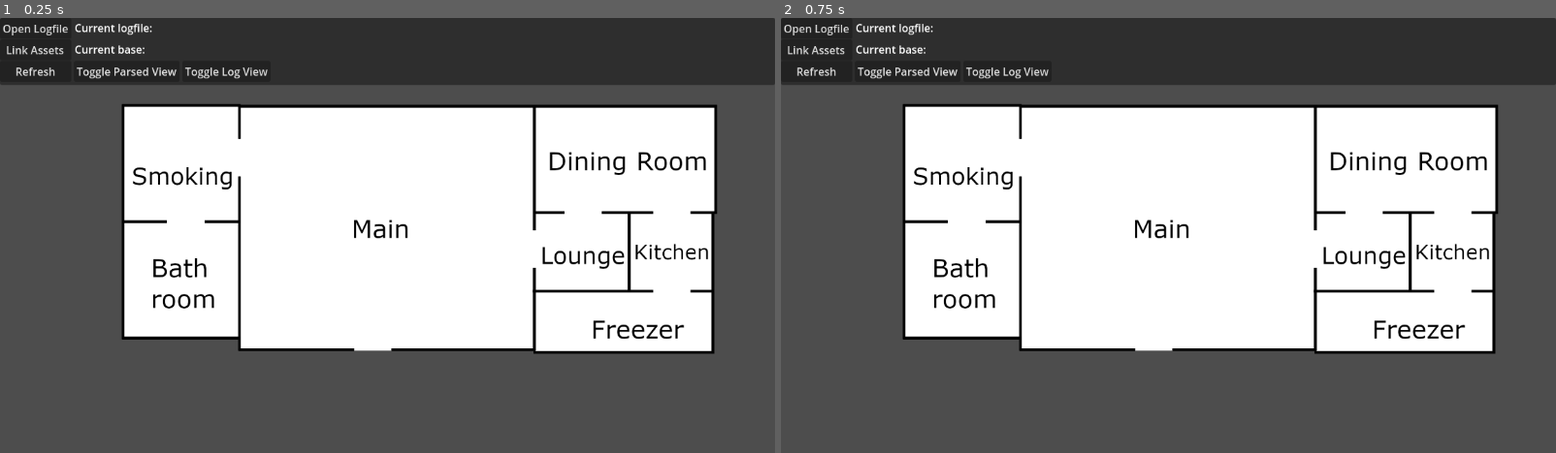
Above: before the commit, frames 1-2 (left to right).
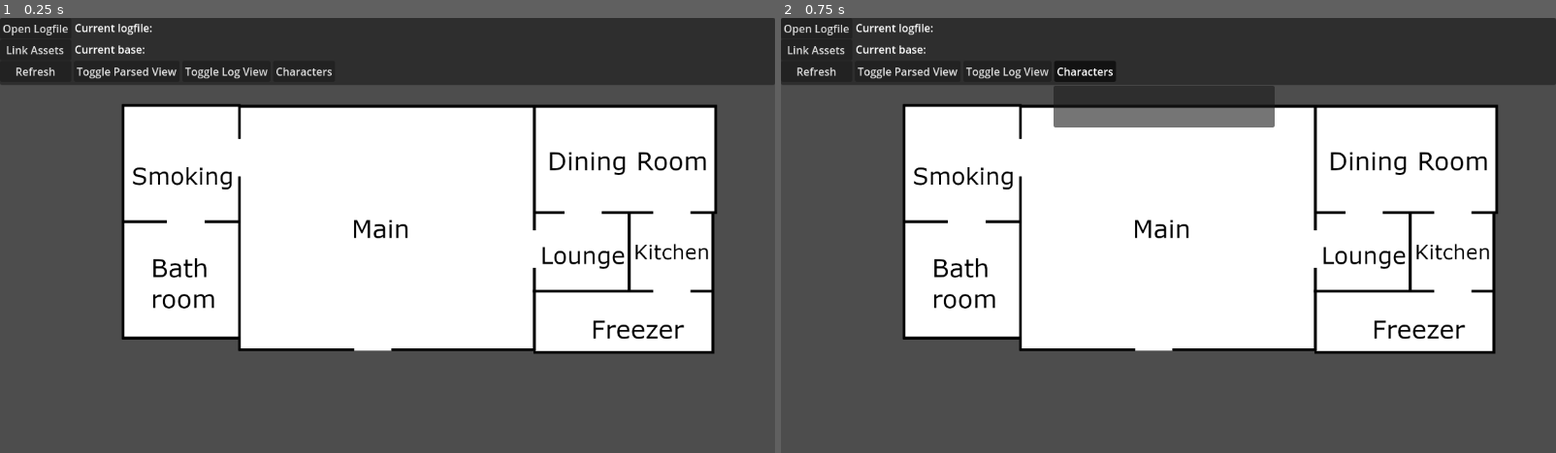
Above: after the commit, the same moments.

Repository: Crystalwarrior/AO2-LogReader
Game: Godot game, scene res://view.tscn
Same seed, same stepped clock (60 frames per second), same inputs: the game is played once before the commit and once after it.
Inputs (mouse positions are in pixels of both pictures, inside the frame that each line leads up to):
- Up to frame 1 (0.25 s): no input
- Up to frame 2 (0.75 s): click (1083, 70) at 0.5 s, where only the run after the commit has a clickable "Characters"

The runs differ from the first frame. In frame 1, less than 0.1% of the frame differs, in the area x 35-43%, y 11-14%; in frame 2, 2.9%, in the area x 35-64%, y 10-26%.

Commit message:
Implemented characters and rough movement

Diff:
--- a/Areas.gd
+++ b/Areas.gd
@@ -7,16 +7,23 @@
 var prevArea
 var prevPos
 
-func _is_exist(ID):
+var waitList = {}
+
+func _is_exist(name, ID):
 	for child in self.get_children():
-		if child.name == ID:
+		if child.name == str(ID):
+			if child.get_node("%Name").text == "" and name != null:
+				child.get_node("%Name").text = name
 			return true
 	return false
 
 func _create_area(name, ID):
+	if int(ID) == -1:
+		return
 	var newArea = area.instantiate()
-	newArea.name = ID
-	newArea.get_node("%Name").text = name
+	newArea.name = str(ID)
+	if name != null:
+		newArea.get_node("%Name").text = name
 	if prevArea:
 		if prevArea.position == prevPos:
 			newArea.position += prevArea.position + Vector2(prevArea.size.x + 10, 0)
@@ -26,11 +33,41 @@
 
 
 func _on_main_window_movement(char, from, fromID, to, toID):
-	if !_is_exist(fromID):
+	print("MOVEMENT")
+#	print("Move " + char.charName + " to " + to)
+	if !_is_exist(from, fromID):
 		_create_area(from, fromID)
-	if !_is_exist(toID):
+	if !_is_exist(to, toID):
 		_create_area(to, toID)
+#	char.reparent(self.get_node(toID).get_node("%CharacterContainer"))
+	for area in self.get_children():
+		for character in area.get_node("%CharacterContainer").get_children():
+#			print(character.name)
+			if character.name == char.name:
+				character.reparent(self.get_node(toID).get_node("%CharacterContainer"))
+				return
+
+	_on_main_window_place_char(char.name, char.get_node("Icon").texture, to, toID)
 
 
 func _on_map_view_camera_zoom_change(value):
 	zoomValue = value
+
+
+
+func _on_main_window_place_char(charName, icon, to, toID):
+	print("PLACE")
+	print(charName)
+	if !_is_exist(to, toID):
+		_create_area(to, toID)
+
+	for area in self.get_children():
+		if area.name == toID:
+			var newChar = TextureRect.new()
+			newChar.name = charName
+			if icon != null:
+				newChar.texture = icon
+			#PLACE CHARACTER
+			area.get_node("%CharacterContainer").add_child(newChar)
+			print(area.get_node("%CharacterContainer").get_children())
+			break
--- /dev/null
+++ b/Assets/GuiVisibilityHidden.svg
@@ -0,0 +1 @@
+<svg height="16" viewBox="0 0 16 16" width="16" xmlns="http://www.w3.org/2000/svg"><path d="m2.9609 7.7266-1.9219.54883c.31999 1.12.8236 2.0593 1.4316 2.8398l-.83398.83398 1.4141 1.4141.84375-.84375c.98585.74762 2.0766 1.2067 3.1055 1.3867v1.0938h2v-1.0938c1.0288-.17998 2.1196-.6391 3.1055-1.3867l.84375.84375 1.4141-1.4141-.83398-.83398c.60804-.78055 1.1117-1.7199 1.4316-2.8398l-1.9219-.54883c-.8756 3.0646-3.5391 4.2734-5.0391 4.2734s-4.1635-1.2088-5.0391-4.2734z" fill="#e0e0e0" fill-opacity=".99608" fill-rule="evenodd"/></svg>
--- /dev/null
+++ b/Assets/GuiVisibilityVisible.svg
@@ -0,0 +1 @@
+<svg height="16" viewBox="0 0 16 16" width="16" xmlns="http://www.w3.org/2000/svg"><path d="m8 2c-2.5567 0-5.7907 1.9477-6.9551 5.7051a1.0001 1.0001 0 0 0 -.00586.57031c1.1244 3.9354 4.4609 5.7246 6.9609 5.7246s5.8365-1.7892 6.9609-5.7246a1.0001 1.0001 0 0 0 0-.55273c-1.1003-3.7876-4.4066-5.7227-6.9609-5.7227zm0 2a4 4 0 0 1 4 4 4 4 0 0 1 -4 4 4 4 0 0 1 -4-4 4 4 0 0 1 4-4zm0 2a2 2 0 0 0 -2 2 2 2 0 0 0 2 2 2 2 0 0 0 2-2 2 2 0 0 0 -2-2z" fill="#e0e0e0" fill-opacity=".99608" fill-rule="evenodd"/></svg>
--- a/Objects/Area.tscn
+++ b/Objects/Area.tscn
@@ -45,8 +45,14 @@
 label_settings = SubResource("LabelSettings_jiv8i")
 horizontal_alignment = 1
 
-[node name="HFlowContainer" type="HFlowContainer" parent="VBoxContainer"]
+[node name="CenterContainer" type="CenterContainer" parent="VBoxContainer"]
 layout_mode = 2
+size_flags_vertical = 3
+
+[node name="CharacterContainer" type="HFlowContainer" parent="VBoxContainer/CenterContainer"]
+unique_name_in_owner = true
+layout_mode = 2
+alignment = 1
 
 [node name="ScaleButton" type="TextureButton" parent="."]
 unique_name_in_owner = true
--- /dev/null
+++ b/Objects/Character.gd
@@ -0,0 +1,5 @@
+extends HBoxContainer
+
+var AOID
+var charName
+var showName
--- /dev/null
+++ b/Objects/Character.tscn
@@ -0,0 +1,27 @@
+[gd_scene load_steps=5 format=3 uid="uid://ddmxeq6e646fp"]
+
+[ext_resource type="Script" path="res://Objects/Character.gd" id="1_d0qnn"]
+[ext_resource type="Texture2D" uid="uid://cdpxsjmlhhqds" path="res://Assets/Bean.png" id="1_ov07w"]
+[ext_resource type="Texture2D" uid="uid://bm342d3lsa4qa" path="res://Assets/GuiVisibilityVisible.svg" id="2_ix08b"]
+[ext_resource type="Texture2D" uid="uid://oiisi4853yoi" path="res://Assets/GuiVisibilityHidden.svg" id="3_swi4v"]
+
+[node name="HBoxContainer" type="HBoxContainer"]
+offset_right = 88.0
+offset_bottom = 40.0
+script = ExtResource("1_d0qnn")
+
+[node name="Icon" type="TextureRect" parent="."]
+layout_mode = 2
+texture = ExtResource("1_ov07w")
+
+[node name="Name" type="Label" parent="."]
+layout_mode = 2
+text = "Moe"
+
+[node name="Visibility" type="TextureButton" parent="."]
+layout_mode = 2
+size_flags_horizontal = 6
+toggle_mode = true
+texture_normal = ExtResource("2_ix08b")
+texture_pressed = ExtResource("3_swi4v")
+stretch_mode = 3
--- a/main_window.gd
+++ b/main_window.gd
@@ -6,6 +6,10 @@
 @onready var folder_dialog: FileDialog = $FolderDialog
 
 signal movement(char, from, fromID, to, toID)
+
+signal placeChar(char, icon, to, toID)
+
+var characterNode = preload("res://Objects/Character.tscn")
 
 var asset_folder_path: String
 
@@ -66,12 +70,27 @@
 	line = line.substr(timestamp.length()+1)
 	var message = line.substr(line.find(":")+1).strip_edges()
 	var speaker = line.substr(0, line.find(":")).strip_edges()
+
+	var character = find_character(line)
+
+#	if !is_ooc:
+#
+#		if charName != hostname and hostname != "":
+#			var found = false
+#			for char in %CharacterList.get_children():
+#				if char.name == charName:
+#					found = true
+#			if found == false and line.find("[") != -1:
+#				create_character(charName, line)
+
+
+
 	var italics = false
 	if is_ooc:
 		if not hostname and (message.begins_with("===") or message.begins_with("Changed to")) and speaker != "[Global log]":
 			hostname = speaker
 		if speaker == hostname and line.find("moves from") != -1:
-			var character = line.split("]")[1].lstrip(" ").split("moves from")[0].rstrip(" ")
+#			var character = line.split("]")[1].lstrip(" ").split("moves from")[0].rstrip(" ")
 			var from = line.split("] ")[2].split(" to")[0]
 			var fromID = line.split("] ")[1].split("[")[1]
 			var to = line.split("] ")[3].rsplit(".")[0]
@@ -93,15 +112,12 @@
 		if charfolder in shownames:
 			charfolder = shownames[charfolder]
 		if charfolder:
-			var speaker_icon = asset_folder_path + "/characters/" + charfolder + "/char_icon.png"
-			if FileAccess.file_exists(speaker_icon):
-				# TODO: cache this, ideally by using Godot's resource system properly
-				var image = Image.load_from_file(speaker_icon)
-				var texture = ImageTexture.create_from_image(image)
-				# Add image to the bbcode tag stack
+			var texture = get_speakerIcon(charfolder)
+			if texture is ImageTexture:
+					# Add image to the bbcode tag stack
 				parsed_view.add_image(texture, 24, 24)
 			else:
-				push_warning("Couldn't find char_icon for %s (%s)" % [speaker_icon, message])
+				push_warning("Couldn't find char_icon for %s (%s)" % [asset_folder_path + "/characters/" + charfolder + "/char_icon.png", message])
 	if italics:
 		parsed_view.push_italics()
 	if speaker == hostname:
@@ -117,6 +133,89 @@
 	if italics:
 		parsed_view.pop()
 
+func create_character(name, showName, AOID, line):
+# PUT CHARACTER INTO THE LIST
+	var newChar = characterNode.instantiate()
+	newChar.name = name
+	newChar.charName = name
+	newChar.get_node("Name").text = name
+	if AOID != null:
+		newChar.AOID = AOID
+	if showName != null:
+		newChar.showName = showName
+	var icon = get_speakerIcon(name)
+	if icon is ImageTexture:
+		newChar.get_node("Icon").texture = icon
+	%CharacterList.add_child(newChar)
+
+#PLACE CHARACTER ON THE MAP
+	# FIND AREANAME AND AREAID
+	var areaName = null
+	var areaID = -1
+	if line.find(": }}}[") != -1:
+		areaID = line.split(": }}}[")[1].split("]")[0]
+	if line.find("moves from") != -1:
+		areaName = line.split("] ")[3].rsplit(".")[0]
+		areaID = line.split("] ")[2].split("[")[1]
+	if line.find("enters from") != -1:
+		return
+
+	# EMIT SIGNAL TO AREAS
+	if areaID != "-1":
+		emit_signal("placeChar", name, icon, areaName, areaID)
+
+	return newChar
+
+func find_character(line):
+	var fullName
+	var charName
+	var showName
+	var AOID = null
+	var moveline = false
+	# FINDING AOID (ID in AO, different from ID used in this program)
+	# AND THE FULL NAME (MEANING SHOWNAME AND CHARACTERNAME TOGETHER)
+	if line.find("moves from") != -1:
+		fullName = line.split("]")[1].lstrip(" ").split("moves from")[0].rstrip(" ")
+		AOID = int(line.substr(line.find("[")+1, line.find("]")-line.find("[")-1))
+		moveline = true
+	if line.find("enters from") != -1:
+		fullName = line.split("]")[1].lstrip(" ").split("enters from")[0].rstrip(" ")
+		AOID = int(line.substr(line.find("[")+1, line.find("]")-line.find("[")-1))
+		moveline = true
+	if line.find(": }}}[") != -1:
+		fullName = line.split(":")[0].strip_edges()
+
+	if fullName == null:
+		return null
+
+	# IF THERE IS <SHOWNAME>(CHARNAME) STRIP OUT THE SHOWNAME
+	if fullName.find("(") != -1:
+		charName = fullName.split("(")[fullName.split("(").size()-1].rstrip(")")
+		showName = fullName.split("(")[0].rstrip(" ")
+	else:
+		charName = fullName
+
+	for char in %CharacterList.get_children():
+		if char.charName == charName:
+			if showName != null:
+				if char.showName != showName:
+					char.showName = showName
+			return char
+		if AOID != null and char.AOID == AOID:
+			return char
+		if showName != null and char.showName == showName:
+			return char
+
+	return create_character(charName, showName, AOID, line)
+
+func get_speakerIcon(charfolder):
+	var speaker_icon = asset_folder_path + "/characters/" + charfolder + "/char_icon.png"
+	if FileAccess.file_exists(speaker_icon):
+		# TODO: cache this, ideally by using Godot's resource system properly
+		var image = Image.load_from_file(speaker_icon)
+		return ImageTexture.create_from_image(image)
+	else:
+		return null
 
 func parse_logfile():
 	parsed_view.clear()
@@ -179,3 +278,7 @@
 
 func _on_toggle_parsed_view_toggled(button_pressed):
 	$PanelContainer.visible = button_pressed
+
+
+func _on_button_toggled(button_pressed):
+	%Characters.visible = button_pressed
--- a/main_window.tscn
+++ b/main_window.tscn
@@ -140,6 +140,29 @@
 minimap_draw = true
 metadata/_edit_use_anchors_ = true
 
+[node name="Button" type="Button" parent="."]
+layout_mode = 0
+offset_left = 406.0
+offset_top = 64.0
+offset_right = 498.0
+offset_bottom = 95.0
+focus_mode = 0
+toggle_mode = true
+text = "Characters"
+
+[node name="Characters" type="PanelContainer" parent="."]
+unique_name_in_owner = true
+visible = false
+layout_mode = 0
+offset_left = 405.0
+offset_top = 101.0
+offset_right = 734.0
+offset_bottom = 163.0
+
+[node name="CharacterList" type="HFlowContainer" parent="Characters"]
+unique_name_in_owner = true
+layout_mode = 2
+
 [connection signal="pressed" from="OpenLogfileButton" to="." method="_on_logfile_button_pressed"]
 [connection signal="pressed" from="LinkAssetsButton" to="." method="_on_link_assets_button_pressed"]
 [connection signal="pressed" from="RefreshButton" to="." method="_on_refresh_button_pressed"]
@@ -147,3 +170,4 @@
 [connection signal="toggled" from="ToggleLogView" to="." method="_on_toggle_log_view_toggled"]
 [connection signal="file_selected" from="FileDialog" to="." method="_on_file_dialog_file_selected"]
 [connection signal="dir_selected" from="FolderDialog" to="." method="_on_folder_dialog_dir_selected"]
+[connection signal="toggled" from="Button" to="." method="_on_button_toggled"]
--- a/view.tscn
+++ b/view.tscn
@@ -27,3 +27,4 @@
 script = ExtResource("3_xct7p")
 
 [connection signal="movement" from="CanvasLayer/MainWindow" to="Areas" method="_on_main_window_movement"]
+[connection signal="placeChar" from="CanvasLayer/MainWindow" to="Areas" method="_on_main_window_place_char"]
Binary file added: Assets/Bean.png
Not shown, added: Assets/Bean.png.import
Not shown, added: Assets/GuiVisibilityHidden.svg.import
Not shown, added: Assets/GuiVisibilityVisible.svg.import
Not shown, added: Objects/Bean.png.import
